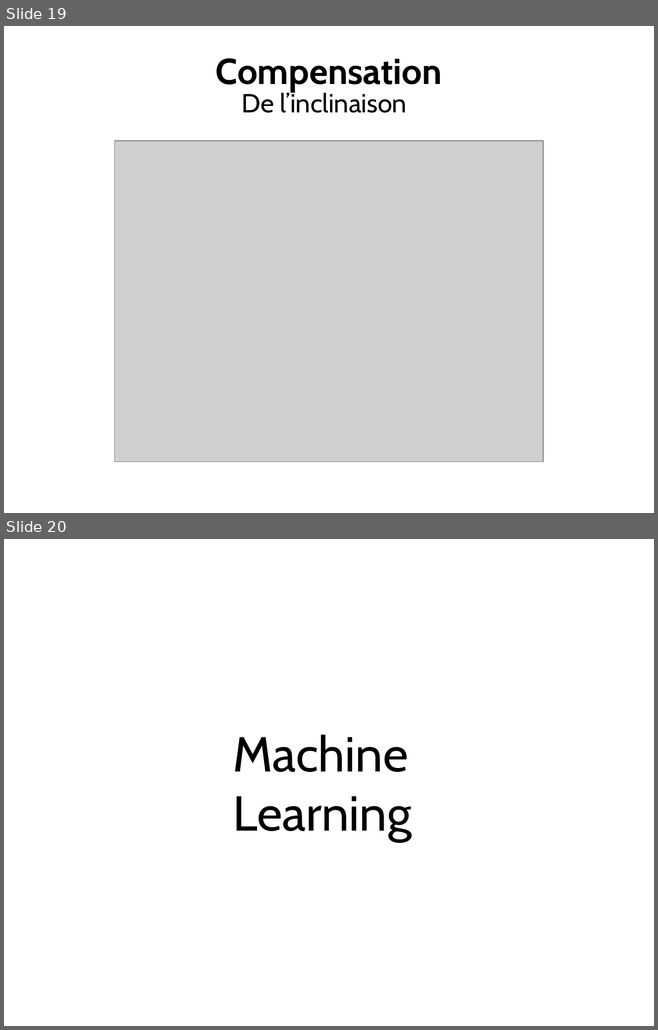
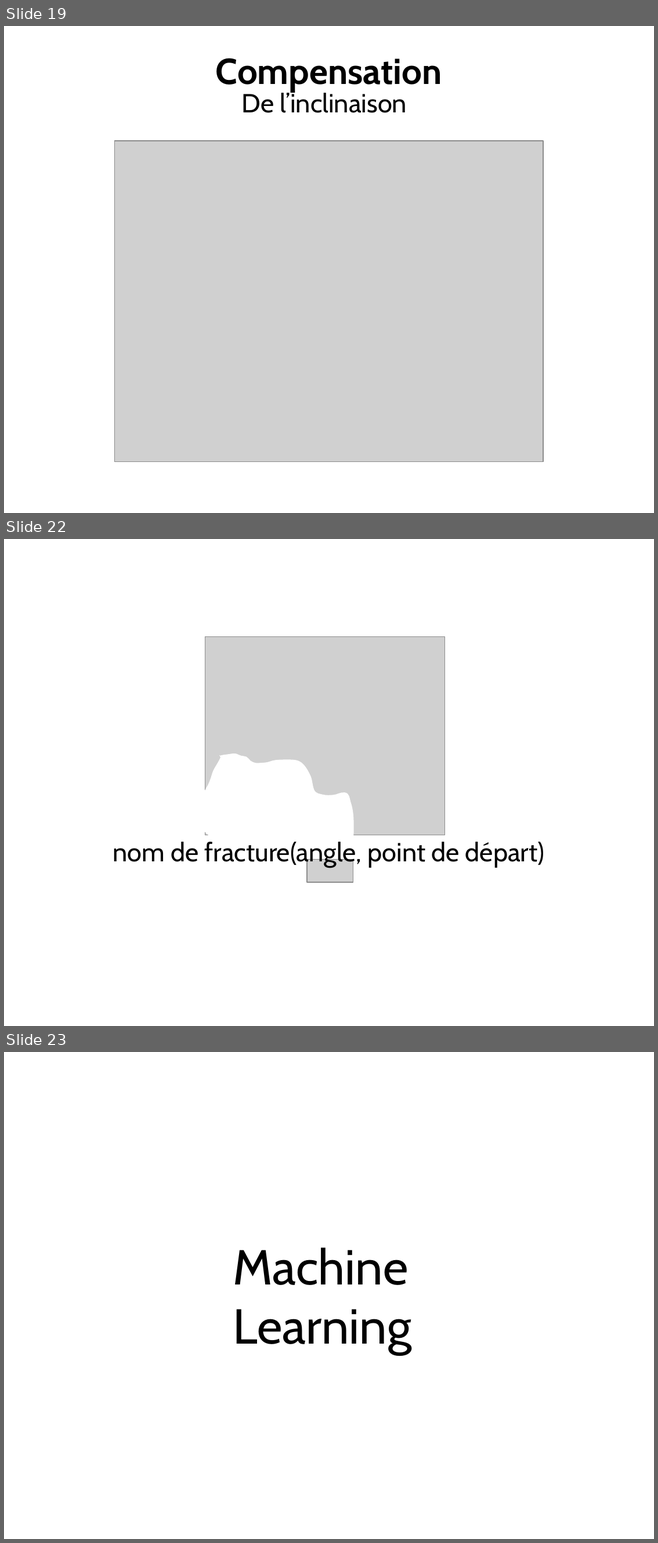
Before and after one commit to ewen-lbh/bone-fracture-detection, a slide deck: slides/mpsi/slides.odp. Shown one above the other, each under a label of ours: slides 19 and 20 before the commit, slides 19, 22 and 23 after it; the slides between them are not shown. The pictures are 658x1030 and 658x1543 pixels, drawn with LibreOffice and Linux fonts; fonts in the diff are those of the drawing; grey boxes stand for pictures. Boxes give left, top, right and bottom in pixels: in the first picture for what was removed or moved away, otherwise in the second. Text is boxed around its words. In the diff, an @@ line names an element or a change of style, - is before the commit and + after.

Commit message:
slides: add lignes de fracture

```diff
--- a/slides/mpsi/slides.odp
+++ b/slides/mpsi/slides.odp
@@ slide 22 added at (4,539,654,1026), background #FFFFFF @@
@@ picture added at (205,637,445,835) @@
@@ freeform shape added at (199,754,354,855), fill #FFFFFF @@
@@ text added at (113,842,545,868), 32 pt, text #000000 @@
+nom de fracture(angle, point de départ)
@@ picture added at (307,859,354,882) @@
@@ what was slide 20 is now slide 23 @@
```
Also in this commit, not shown: 1 slide changed, 2 other slides added.
